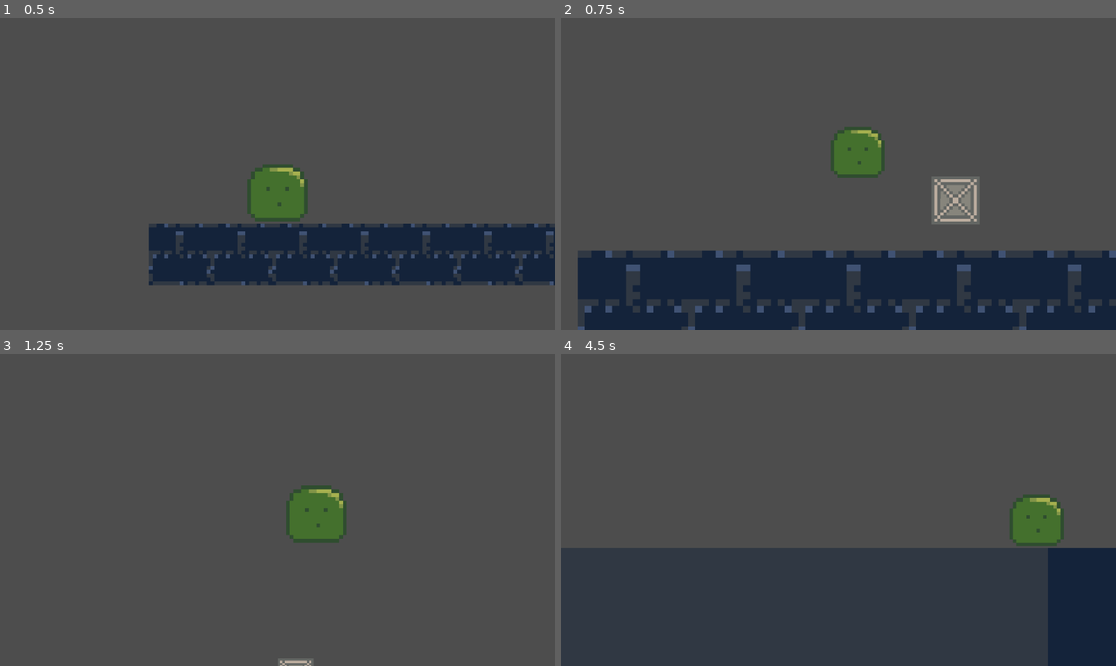
Above: before the commit, frames 1-4 (two rows, left to right).
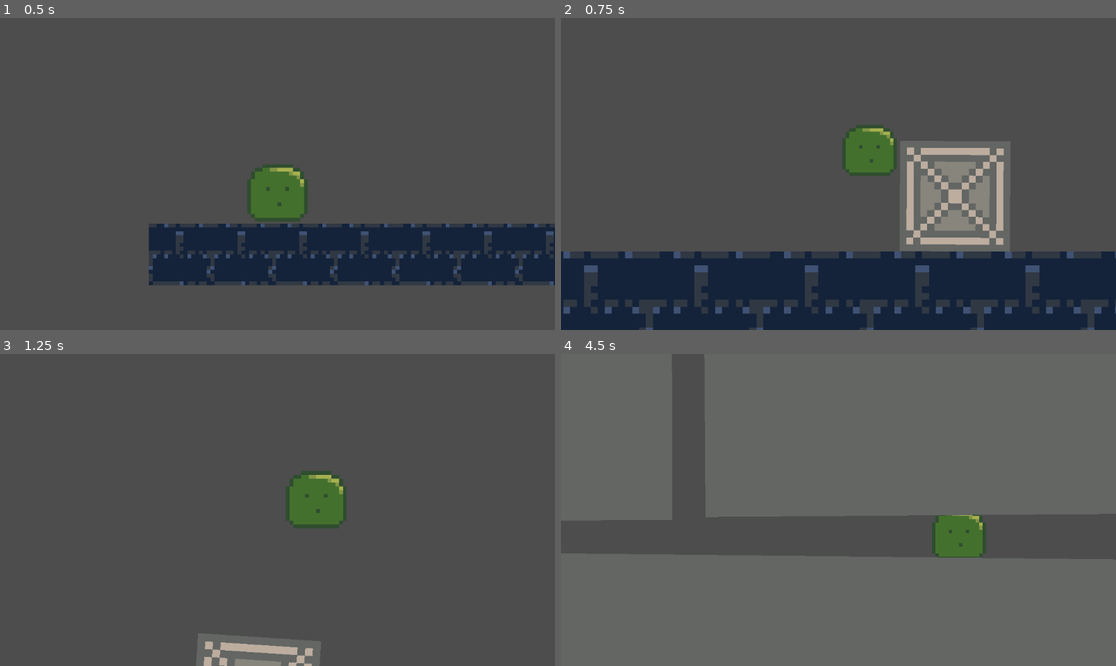
Above: after the commit, the same moments.

Repository: jkuball/splittle-bocks
Game: Godot game, scene res://scenes/playground.tscn
Same seed, same stepped clock (60 frames per second), same inputs: the game is played once before the commit and once after it.
Inputs:
- Up to frame 1 (0.5 s): no input
- Up to frame 2 (0.75 s): hold D (player_right) from 0.53 s (still down); tap Space (player_splittle) at 0.6 s
- Up to frame 3 (1.25 s): keep holding D (player_right)
- Up to frame 4 (4.5 s): tap Space (player_splittle) every 0.75 s from 1.35 to 4.35 s; release D (player_right) at 2.03 s; hold A (player_left) 2.03-2.78 s; hold D (player_right) 2.78-4.28 s; hold A (player_left) from 4.28 s (still down)

Frame 1 is identical in both runs. In frame 2, 14% of the frame differs, in the area x 0-100%, y 34-100%; in frame 3, 3.3%; in frame 4, 89%, in the area x 0-100%, y 0-100%.

Commit message:
remove bocks shrinking

Diff:
--- a/scenes/bocks.tscn
+++ b/scenes/bocks.tscn
@@ -1,13 +1,11 @@
-[gd_scene load_steps=4 format=3 uid="uid://ogcmjom3066h"]
+[gd_scene load_steps=3 format=3 uid="uid://dkum4ouevjlwg"]
 
-[ext_resource type="Script" path="res://scripts/bocks.gd" id="1_7oxrv"]
 [ext_resource type="Texture2D" uid="uid://b7eklow4kuoga" path="res://assets/bocks.png" id="1_aun37"]
 
 [sub_resource type="RectangleShape2D" id="RectangleShape2D_5db8f"]
 size = Vector2(64, 64)
 
 [node name="Bocks" type="Node2D"]
-script = ExtResource("1_7oxrv")
 
 [node name="RigidBody" type="RigidBody2D" parent="." groups=["Bocks"]]
 
Not shown: 1 places in scenes/player.tscn that only renumber resources
Not shown: 1 places in scenes/playground.tscn that only renumber resources
Not shown: 1 places in scenes/wall.tscn that only renumber resources
Renamed: scripts/bocks.gd -> scripts/shrink_bocks.gd
